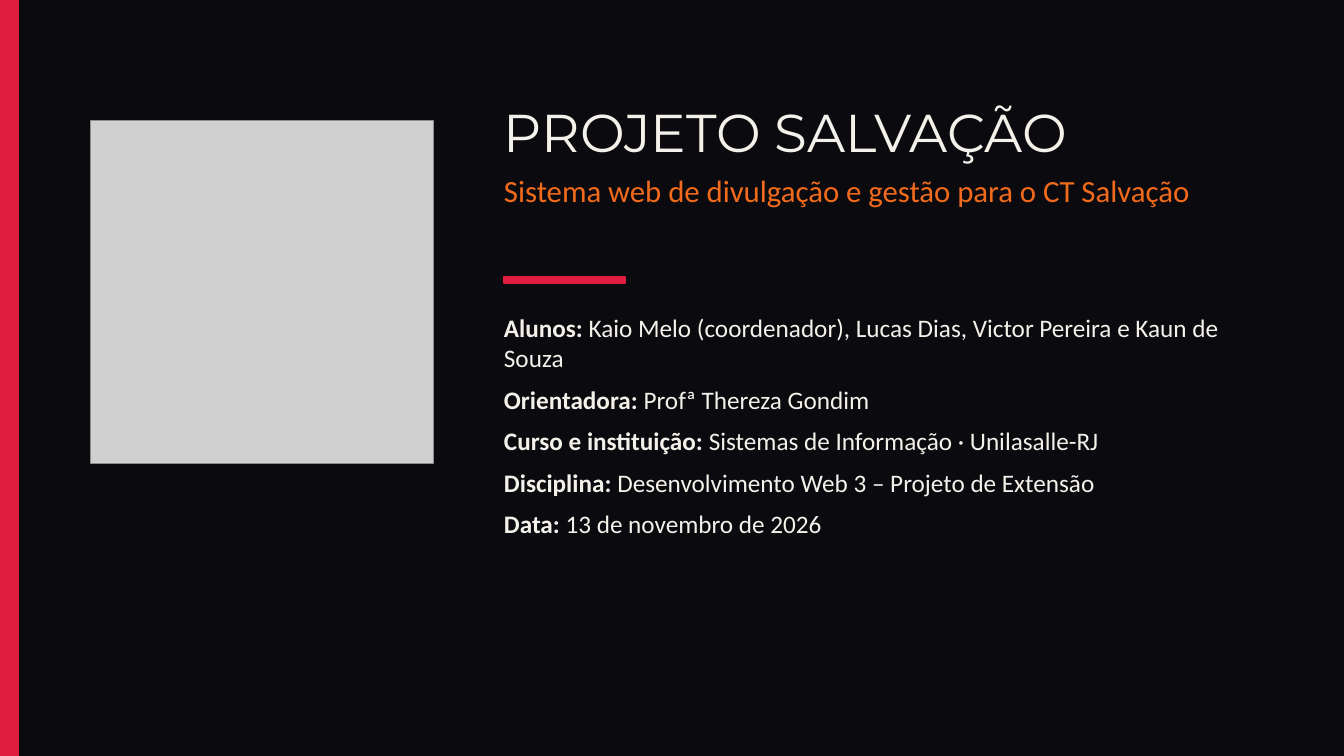
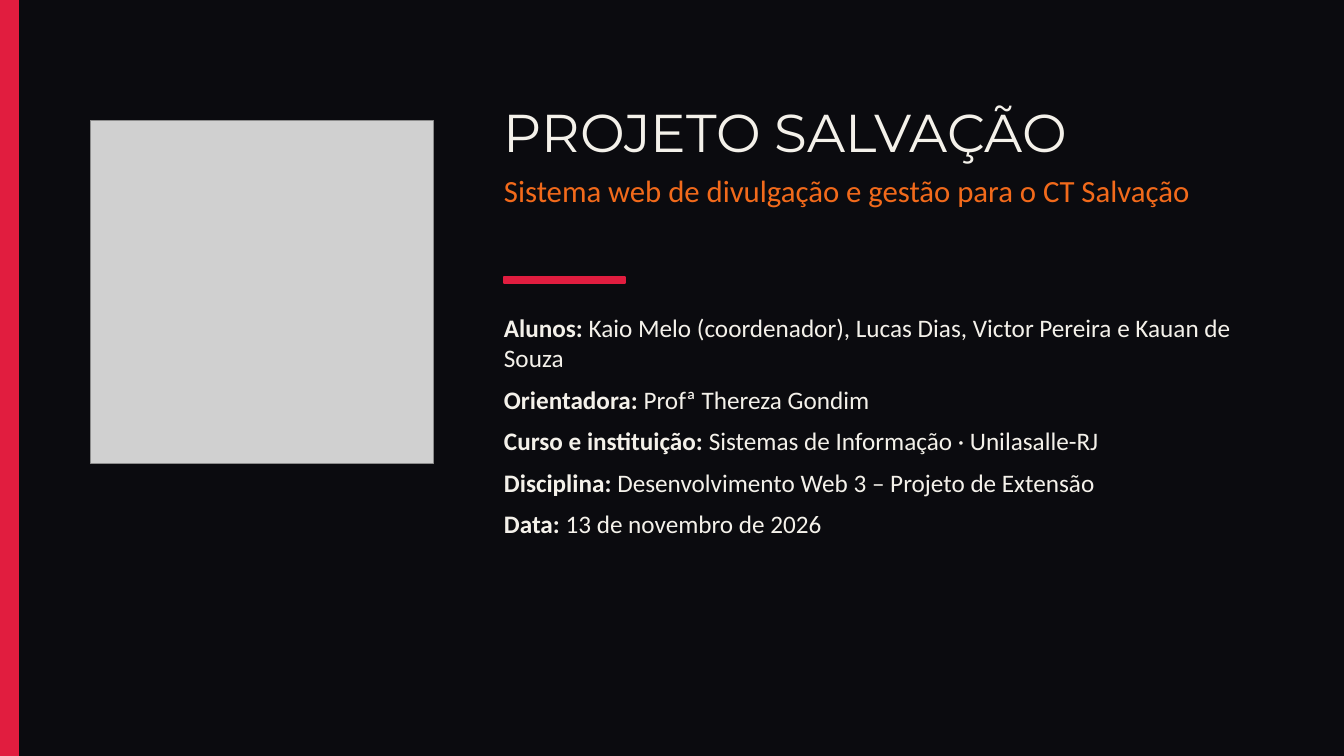
Before and after one commit to kaiozxs/acaosocial, a slide deck: slide 1 of docs/slides-projeto-de-extensao.pptx. Drawn at 1344x756 pixels with LibreOffice and Linux fonts; fonts in the diff are those of the drawing; grey boxes stand for pictures. Boxes give left, top, right and bottom in pixels: in the first picture for what was removed or moved away, otherwise in the second. Text is boxed around its words. In the diff, an @@ line names an element or a change of style, - is before the commit and + after.

Commit message:
Corrige o nome do integrante Kauan de Souza

```diff
--- a/docs/slides-projeto-de-extensao.pptx
+++ b/docs/slides-projeto-de-extensao.pptx
@@ text at (504, 318, 1230, 367): text changed @@
-Alunos: Kaio Melo (coordenador), Lucas Dias, Victor Pereira e Kaun de Souza
+Alunos: Kaio Melo (coordenador), Lucas Dias, Victor Pereira e Kauan de Souza
```
Also in this commit, not shown: 3 other files.
